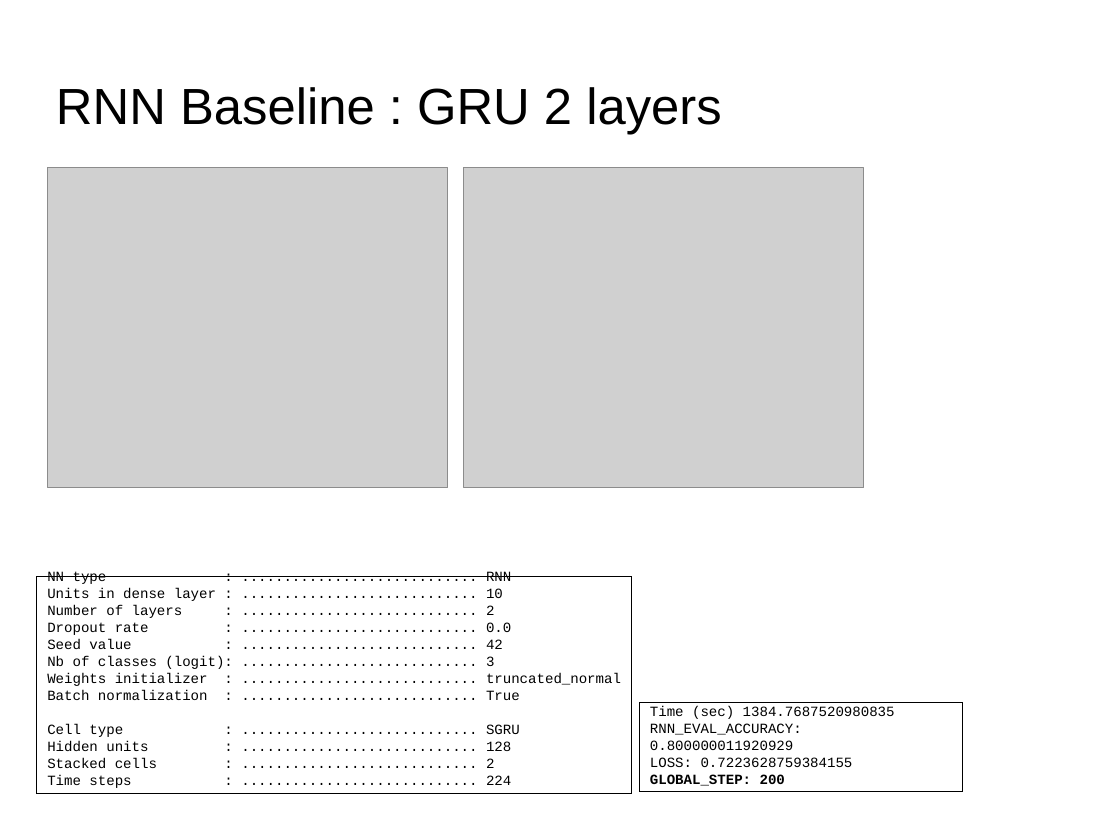
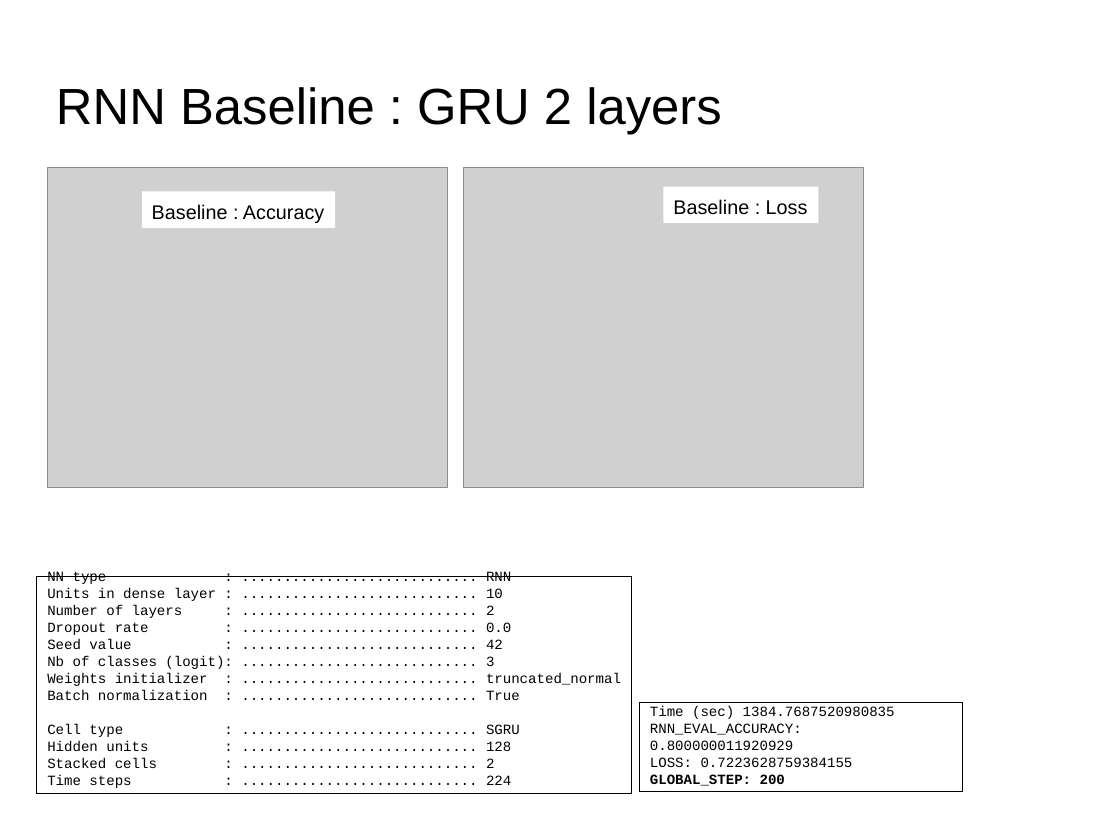
Before and after one commit to dataforcast/OC_Datascientist, a slide deck: slide 36 of P8/report/Openclassrooms_ParcoursDatascientist_P8-V2.odp. Drawn at 1120x840 pixels with LibreOffice and Linux fonts; fonts in the diff are those of the drawing; grey boxes stand for pictures; background and template pictures are left out. Boxes give left, top, right and bottom in pixels: in the first picture for what was removed or moved away, otherwise in the second. Text is boxed around its words. In the diff, an @@ line names an element or a change of style, - is before the commit and + after.

```diff
--- a/P8/report/Openclassrooms_ParcoursDatascientist_P8-V2.odp
+++ b/P8/report/Openclassrooms_ParcoursDatascientist_P8-V2.odp
@@ rectangle added at bbox=[142, 192, 335, 229], fill #FFFFFF, 14 pt, text #000000 @@
+Baseline : Accuracy
@@ rectangle added at bbox=[664, 187, 818, 224], fill #FFFFFF, 14 pt, text #000000 @@
+Baseline : Loss
```
Also in this commit, not shown: 5 other slides changed, 4 slides added, 4 other files.
